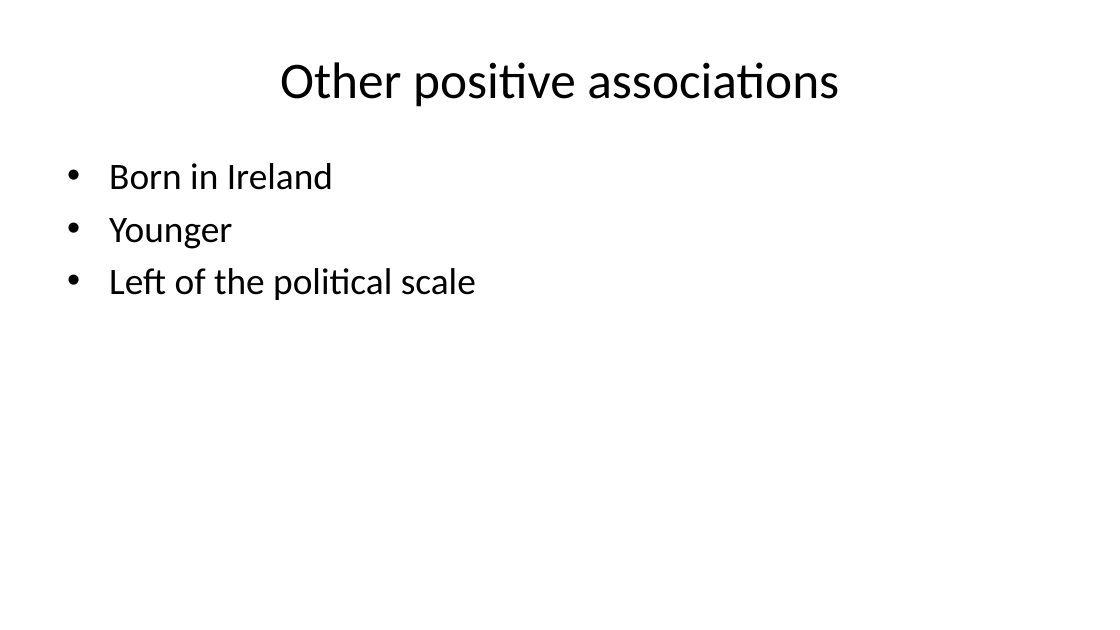
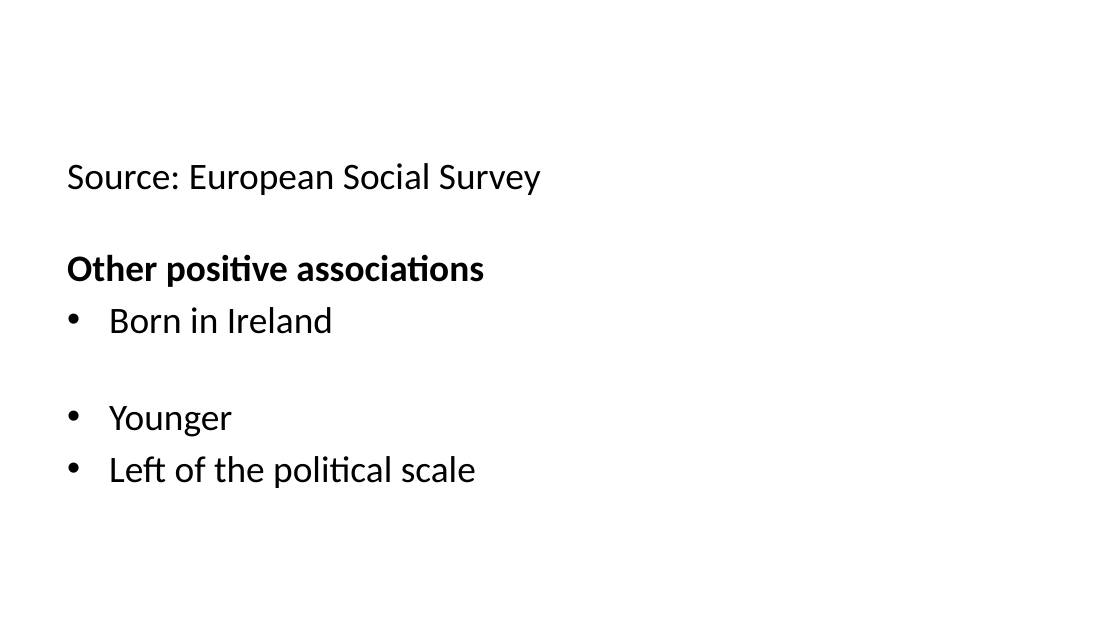
Before and after one commit to danielcapistrano/cfi_redistribution, a slide deck: slide 11 of docs/presentation.pptx (slide 13 before the commit). Drawn at 1120x630 pixels with LibreOffice and Linux fonts; fonts in the diff are those of the drawing. Boxes give left, top, right and bottom in pixels: in the first picture for what was removed or moved away, otherwise in the second. Text is boxed around its words. In the diff, an @@ line names an element or a change of style, - is before the commit and + after.

```diff
--- a/docs/presentation.pptx
+++ b/docs/presentation.pptx
@@ title removed at (x1=280, y1=62, x2=839, y2=107) @@
-Other positive associations
@@ text at (x1=67, y1=163, x2=541, y2=287): paragraphs added @@
+Source: European Social Survey
+Other positive associations
```
Also in this commit, not shown: 13 other slides changed, 14 slides added, 11 slides removed, 41 other files.
